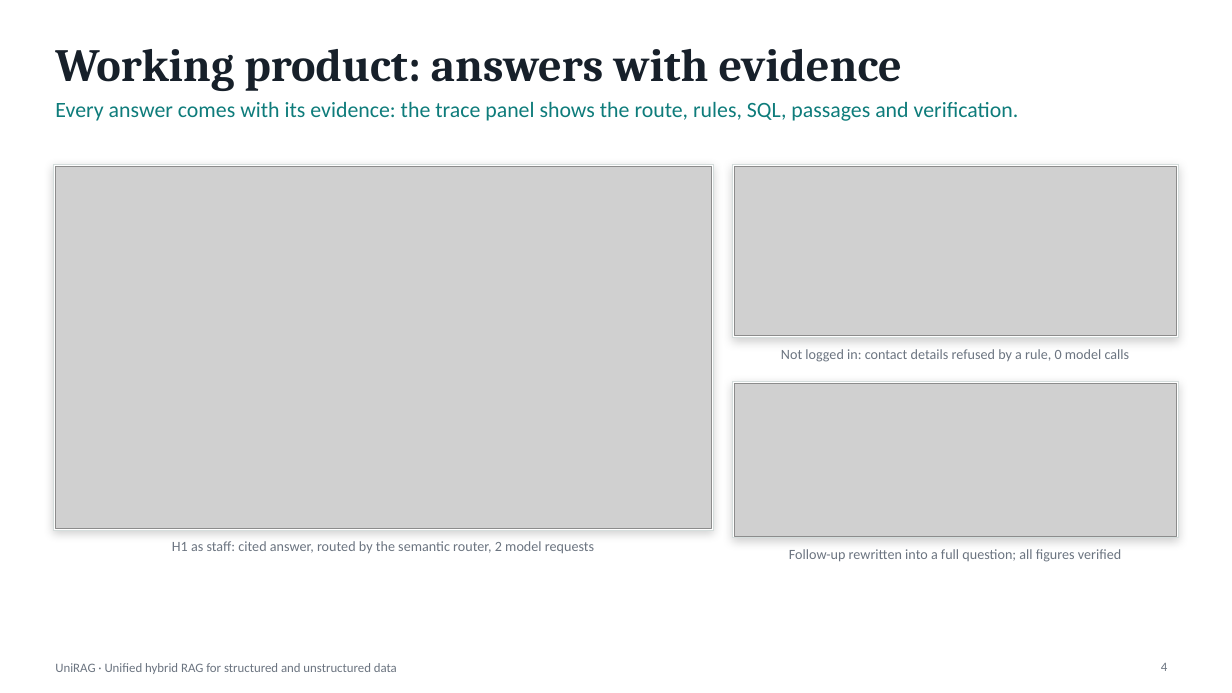
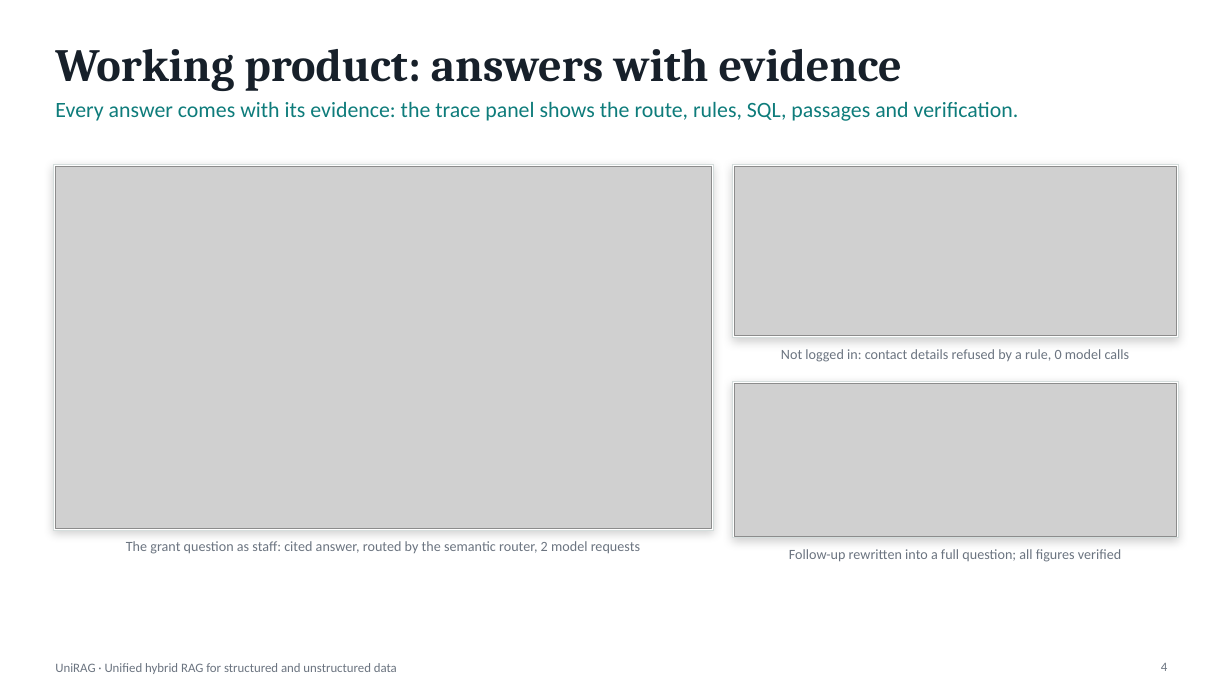
Before and after one commit to hasansaylawala529-bit/UniRAG, a slide deck: slide 4 of docs/presentation/UniRAG_presentation.pptx. Drawn at 1232x693 pixels with LibreOffice and Linux fonts; fonts in the diff are those of the drawing; grey boxes stand for pictures. Boxes give left, top, right and bottom in pixels: in the first picture for what was removed or moved away, otherwise in the second. Text is boxed around its words. In the diff, an @@ line names an element or a change of style, - is before the commit and + after.

```diff
--- a/docs/presentation/UniRAG_presentation.pptx
+++ b/docs/presentation/UniRAG_presentation.pptx
@@ text at box(126, 541, 640, 554): text changed @@
-H1 as staff: cited answer, routed by the semantic router, 2 model requests
+The grant question as staff: cited answer, routed by the semantic router, 2 model requests
```
Also in this commit, not shown: 9 other slides changed, 2 other files.
